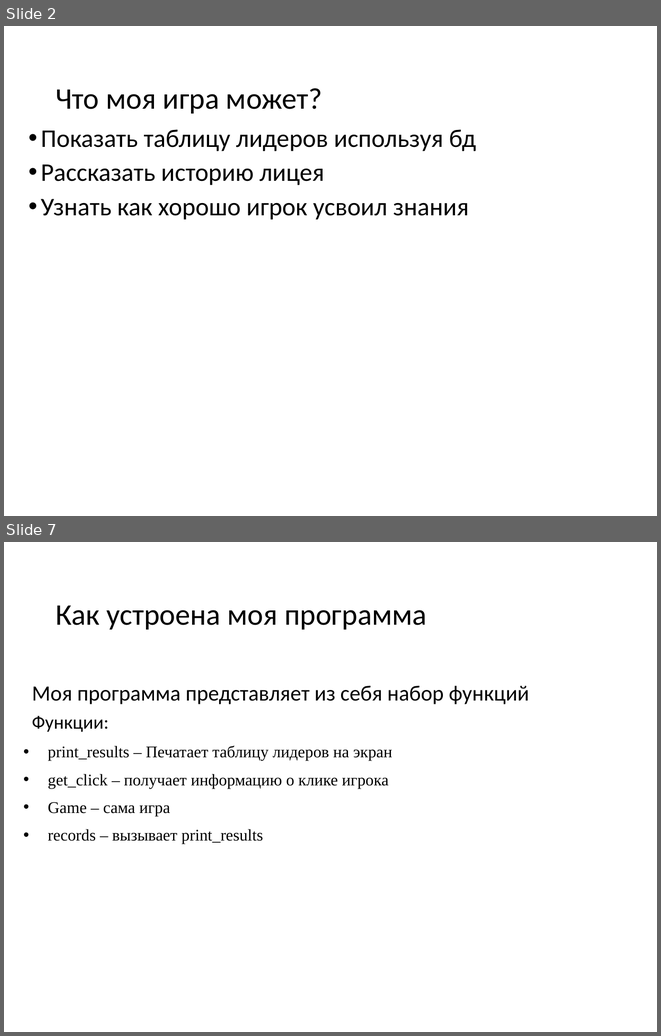
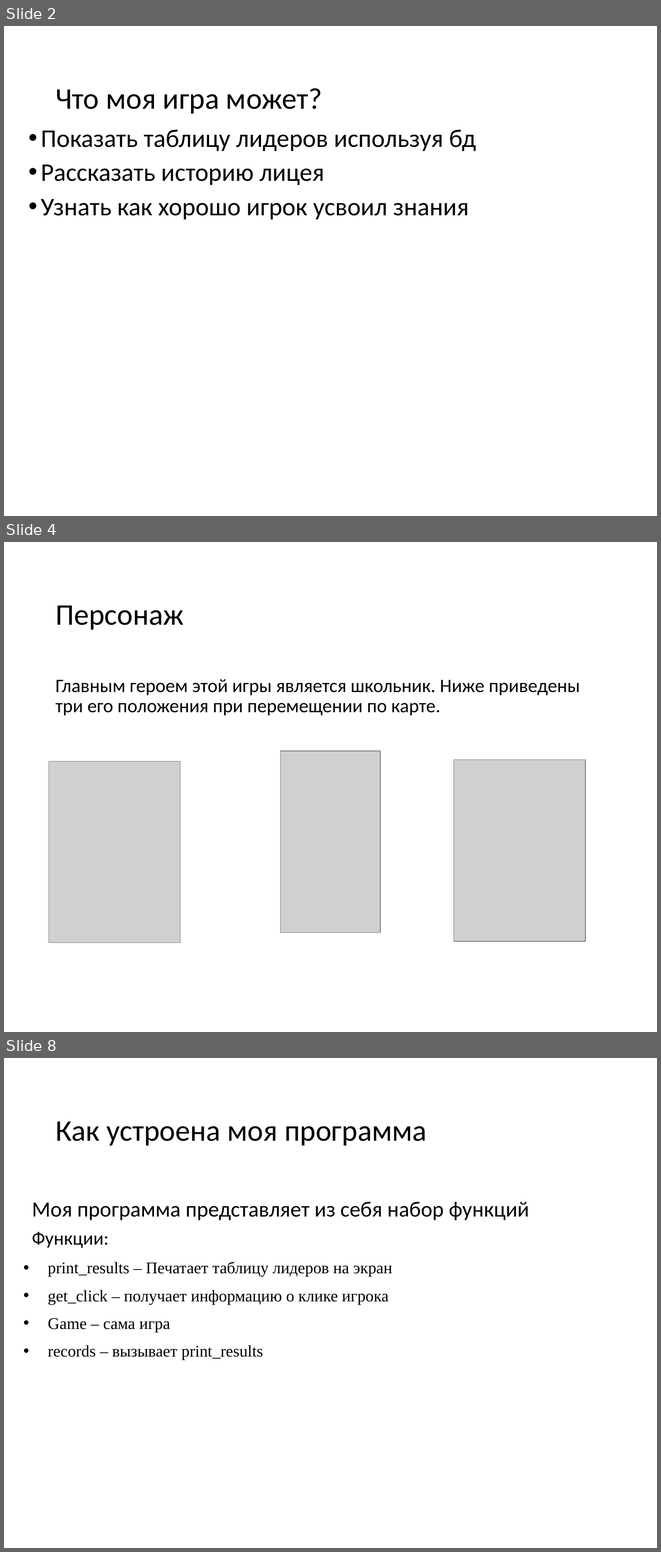
Before and after one commit to MegaPati/project, a slide deck: PresentationForProject.pptx. Shown one above the other, each under a label of ours: slides 2 and 7 before the commit, slides 2, 4 and 8 after it; the slides between them are not shown. The pictures are 661x1036 and 661x1552 pixels, drawn with LibreOffice and Linux fonts; fonts in the diff are those of the drawing; grey boxes stand for pictures. Boxes give left, top, right and bottom in pixels: in the first picture for what was removed or moved away, otherwise in the second. Text is boxed around its words. In the diff, an @@ line names an element or a change of style, - is before the commit and + after.

```diff
--- a/PresentationForProject.pptx
+++ b/PresentationForProject.pptx
@@ slide 4 added at (4,542,657,1032), background #FFFFFF @@
@@ title added at (55,605,184,629), 33 pt, text #000000 @@
+Персонаж
@@ text added at (55,679,580,715), 21 pt, text #000000 @@
+Главным героем этой игры является школьник. Ниже приведены три его положения при перемещении по карте.
@@ picture added at (49,761,180,943) @@
@@ picture added at (281,751,381,933) @@
@@ picture added at (454,759,585,941) @@
@@ what was slide 7 is now slide 8 @@
```
Also in this commit, not shown: 2 slides changed, 3 other slides added, 3 slides removed, 16 other files.
